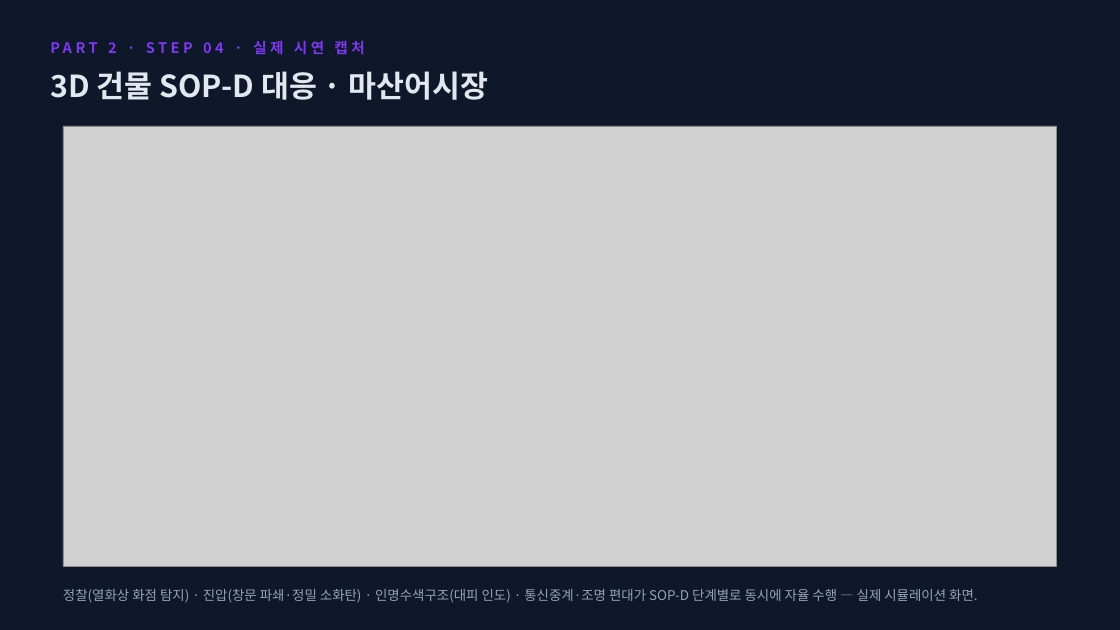
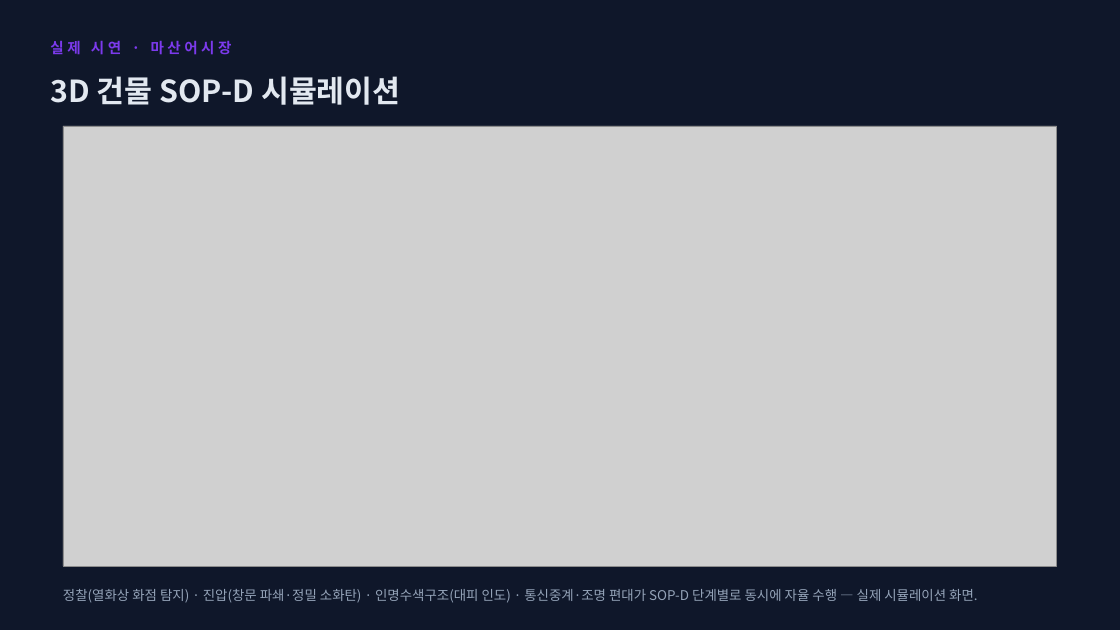
Before and after one commit to bdsm135790-png/noh, a slide deck: slide 15 of presentation/화재빅데이터_드론배치_분석리포트.pptx (slide 14 before the commit). Drawn at 1120x630 pixels with LibreOffice and Linux fonts; fonts in the diff are those of the drawing; grey boxes stand for pictures. Boxes give left, top, right and bottom in pixels: in the first picture for what was removed or moved away, otherwise in the second. Text is boxed around its words. In the diff, an @@ line names an element or a change of style, - is before the commit and + after.

```diff
--- a/presentation/화재빅데이터_드론배치_분석리포트.pptx
+++ b/presentation/화재빅데이터_드론배치_분석리포트.pptx
@@ text at (50, 40, 232, 55): text changed @@
-PART 2 · STEP 04 · 실제 시연 캡처
+실제 시연 · 마산어시장
@@ text at (50, 76, 400, 105): text changed @@
-3D 건물 SOP-D 대응 · 마산어시장
+3D 건물 SOP-D 시뮬레이션
```
Also in this commit, not shown: 14 other slides changed, 2 slides added, 2 other files.
